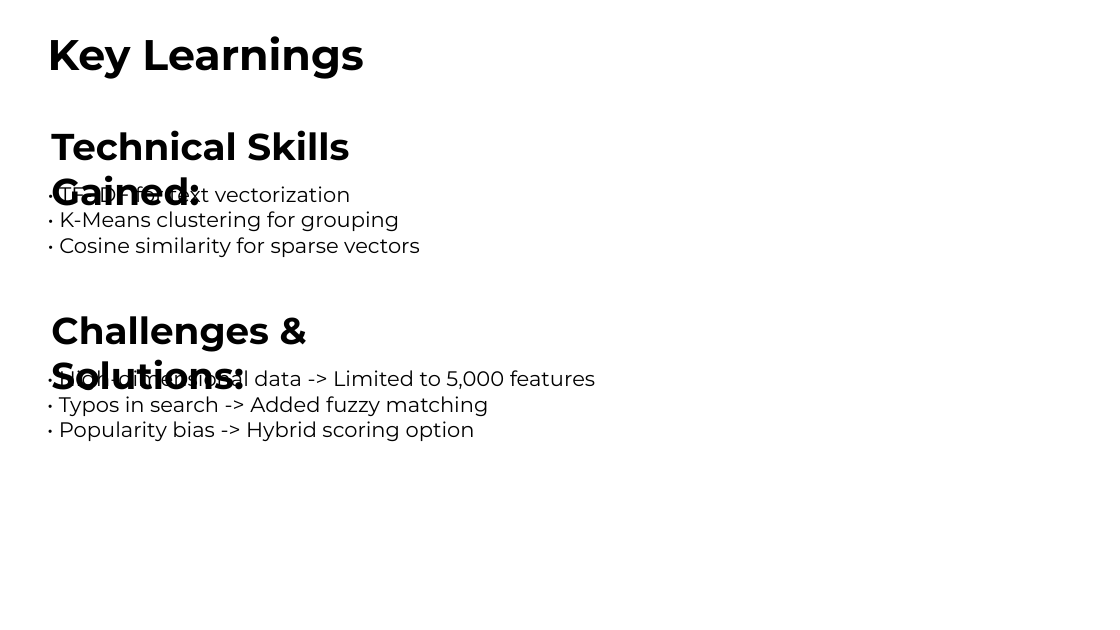
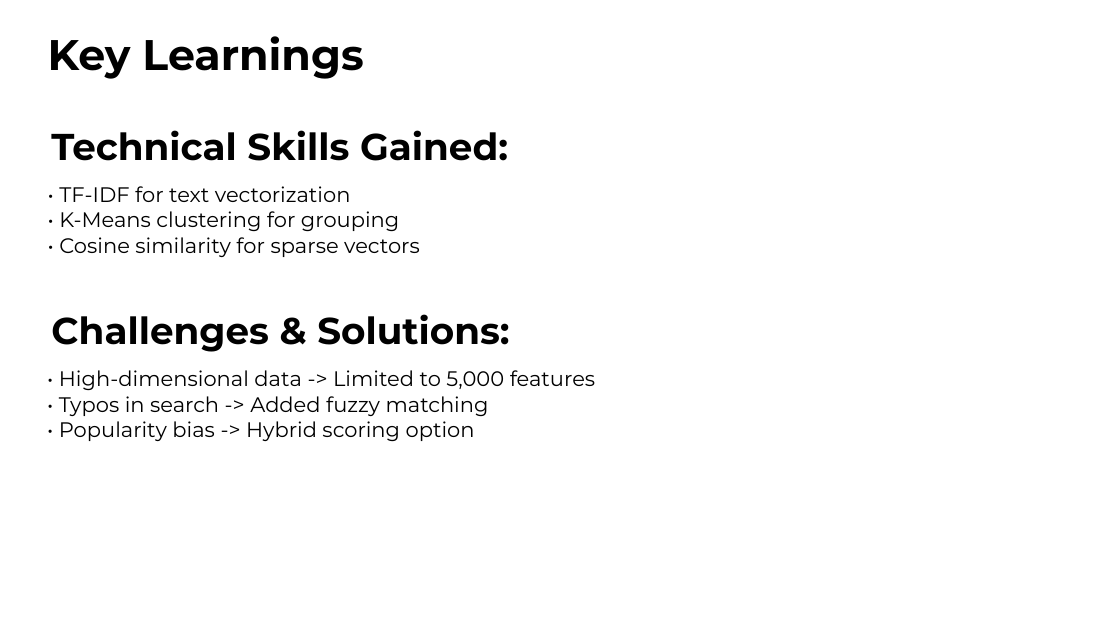
Before and after one commit to Selva-TS-cube/iitr, a slide deck: slide 9 of Movie Recommendation System.pptx. Drawn at 1120x630 pixels with LibreOffice and Linux fonts; fonts in the diff are those of the drawing. Boxes give left, top, right and bottom in pixels: in the first picture for what was removed or moved away, otherwise in the second. Text is boxed around its words. In the diff, an @@ line names an element or a change of style, - is before the commit and + after.

```diff
--- a/Movie Recommendation System.pptx
+++ b/Movie Recommendation System.pptx
@@ text "Technical Skills Gained:" rewrapped from (51, 130, 349, 214) to (51, 130, 508, 161) @@
@@ text "Challenges & Solutions:" rewrapped from (51, 316, 269, 398) to (51, 314, 509, 352) @@
```
Also in this commit, not shown: 6 other slides changed, 1 other file.
